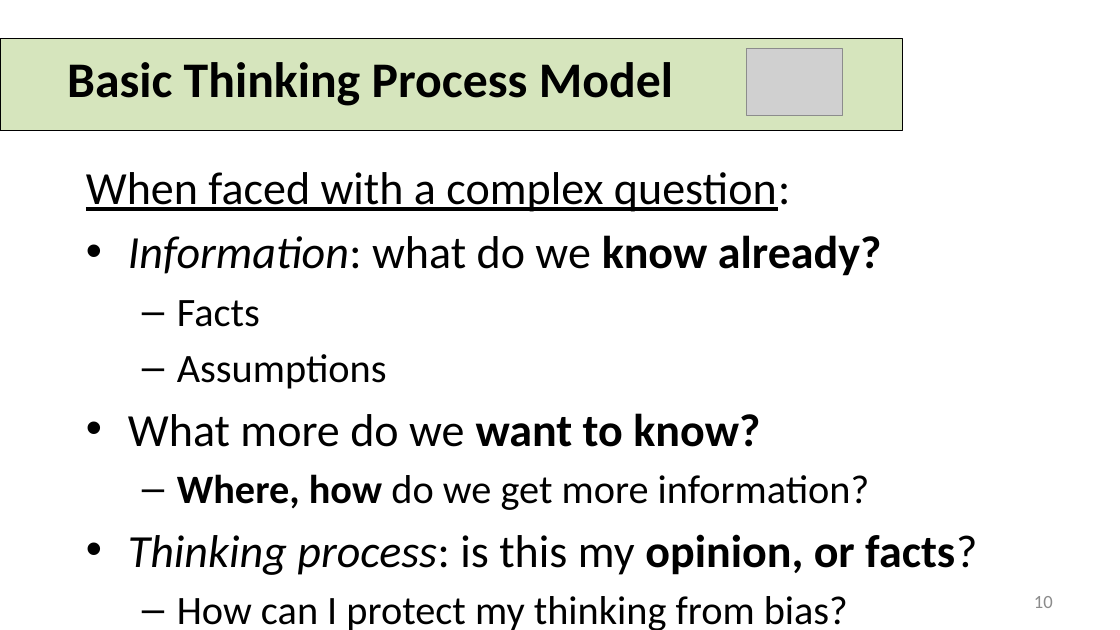
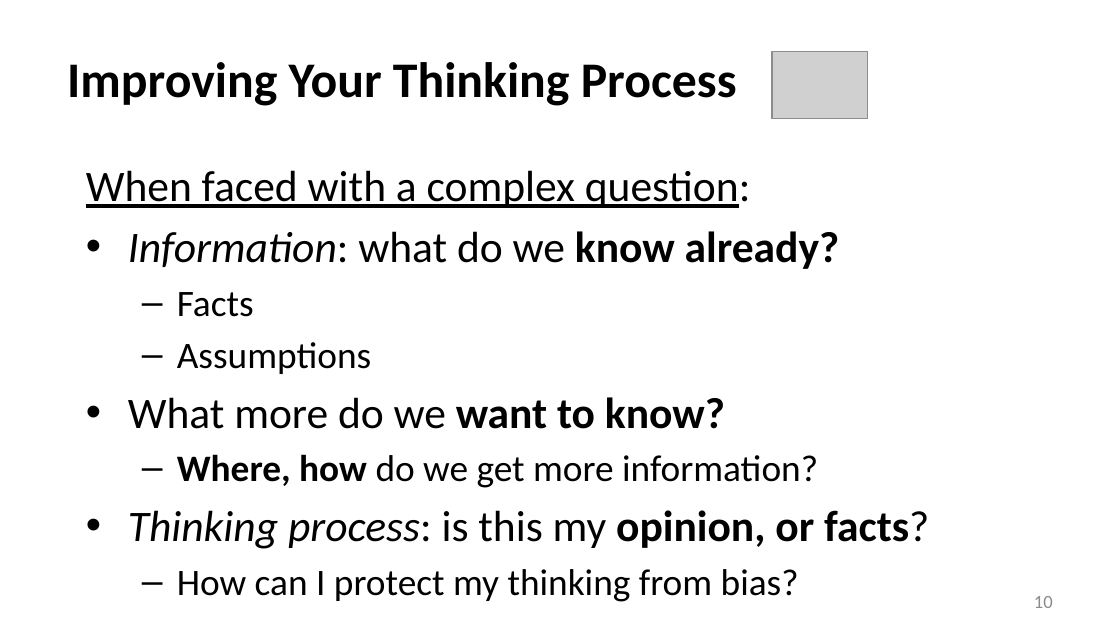
Before and after one commit to adanieljohnson/NTC2024, a slide deck: slide 10 of docs/downloads/Case-What_Is_Life_annotated.pptx. Drawn at 1120x630 pixels with LibreOffice and Linux fonts; fonts in the diff are those of the drawing; grey boxes stand for pictures. Boxes give left, top, right and bottom in pixels: in the first picture for what was removed or moved away, otherwise in the second. Text is boxed around its words. In the diff, an @@ line names an element or a change of style, - is before the commit and + after.

```diff
--- a/docs/downloads/Case-What_Is_Life_annotated.pptx
+++ b/docs/downloads/Case-What_Is_Life_annotated.pptx
@@ rectangle removed at box(0, 38, 903, 130) @@
@@ picture: place and size @@
-picture at box(746, 48, 842, 115)
+picture at box(772, 52, 868, 119)
@@ title at box(67, 62, 737, 106): text changed @@
-Basic Thinking Process Model
+Improving Your Thinking Process
@@ text "When faced with a complex ..." at box(86, 170, 929, 602): size 29.6 to 28 pt in "When faced with a complex question:", "Information: what do we know already?", "What more do we want to know?", "Thinking process: is this my opinion, or ..."; size 25.9 to 24 pt in "Facts", "Assumptions", "Where, how do we get more information?", "How can I protect my thinking from ..." @@
```
Also in this commit, not shown: 19 other slides changed, 1 slide added, 2 other files.
